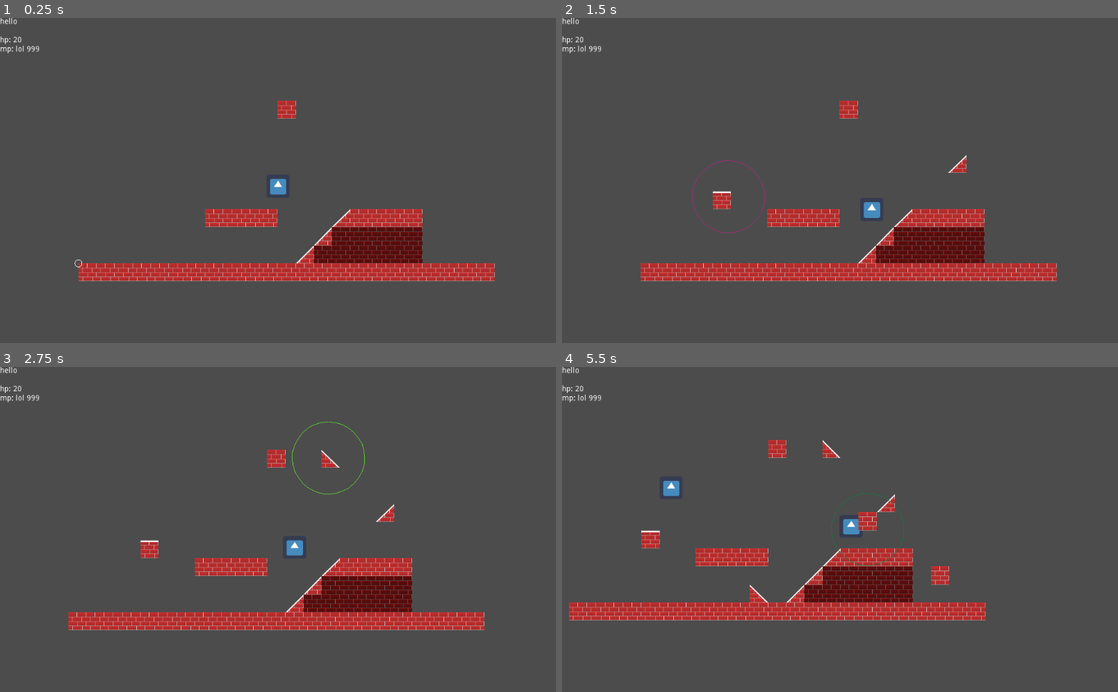
Above: before the commit, frames 1-4 (two rows, left to right).
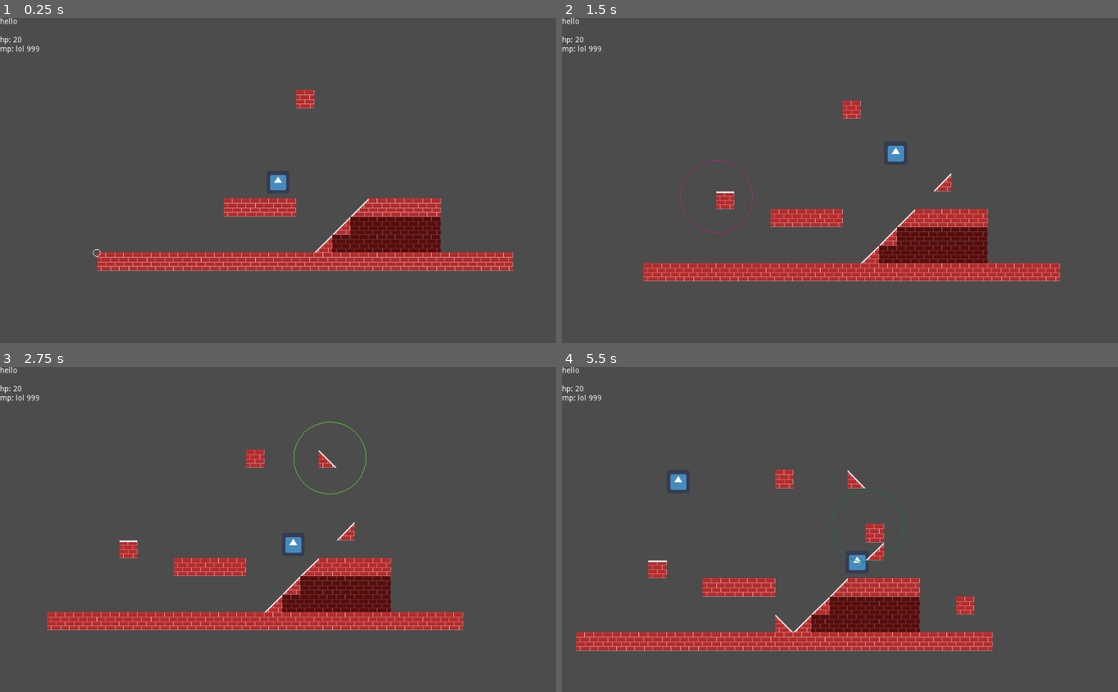
Above: after the commit, the same moments.

Repository: HenryFBP/2d-godot-game
Game: Godot game, scene res://main.tscn
Same seed, same stepped clock (60 frames per second), same inputs: the game is played once before the commit and once after it. The engine's default icon, where the game draws it, is replaced by a stand-in: a white triangle on a blue panel in a dark square.
Inputs (mouse positions are in pixels of both pictures, inside the frame that each line leads up to):
- Up to frame 1 (0.25 s): no input
- Up to frame 2 (1.5 s): tap Enter at 0.5 s; move the mouse to (962, 164) at 0.52 s; press the mouse at (962, 164) at 0.53 s; hold D (player_right) from 0.53 s (still down); tap Space (player_jump) at 0.77 s; move the mouse to (728, 196) at 1.27 s; release the mouse at (728, 196) at 1.28 s; click (728, 196) at 1.35 s
- Up to frame 3 (2.75 s): tap Space (player_jump) at 1.52 s; move the mouse to (333, 458) at 2.02 s; release D (player_right) at 2.03 s; press the mouse at (333, 458) at 2.03 s; hold A (player_left) from 2.03 s (still down)
- Up to frame 4 (5.5 s): move the mouse to (812, 594) at 2.77 s; release A (player_left) at 2.78 s; release the mouse at (812, 594) at 2.78 s; hold D (player_right) 2.78-4.28 s; click (812, 594) at 2.85 s; tap Space (player_jump) at 3.02, 3.77, 4.52 s; move the mouse to (1006, 578) at 3.52 s; press the mouse at (1006, 578) at 3.53 s; move the mouse to (673, 480) at 4.27 s; release the mouse at (673, 480) at 4.28 s; hold A (player_left) 4.28-5.03 s; click (673, 480) at 4.35 s; move the mouse to (867, 529) at 5.02 s; press the mouse at (867, 529) at 5.03 s; hold D (player_right) from 5.03 s (still down)

The runs differ from the first frame. In frame 1, 9.9% of the frame differs, in the area x 13-93%, y 22-81%; in frame 2, 2.9%; in frame 3, 5.0%; in frame 4, 16%, in the area x 1-78%, y 22-88%.

Commit message:
fix tileset scaling issue

Diff:
--- a/main.tscn
+++ b/main.tscn
@@ -13,13 +13,13 @@
 extents = Vector2( 9.66667, 10.2193 )
 _sections_unfolded = [ "Resource" ]
 
-[node name="Root" type="Node" index="0"]
+[node name="Root" type="Node"]
 
 _sections_unfolded = [ "Transform", "Visibility", "collision" ]
 
 [node name="Player" type="KinematicBody2D" parent="." index="0"]
 
-position = Vector2( 551, -229.342 )
+position = Vector2( 500, -200 )
 input_pickable = false
 collision_layer = 1
 collision_mask = 1
@@ -29,13 +29,12 @@
 
 [node name="Sprite" type="Sprite" parent="Player" index="0"]
 
-position = Vector2( 0, -1 )
 texture = ExtResource( 2 )
 _sections_unfolded = [ "Offset", "Transform" ]
 
 [node name="CollisionShape2D" type="CollisionShape2D" parent="Player" index="1"]
 
-scale = Vector2( 3, 3 )
+scale = Vector2( 2, 2 )
 shape = SubResource( 1 )
 _sections_unfolded = [ "Transform", "Visibility" ]
 
@@ -71,8 +70,8 @@
 mode = 0
 tile_set = ExtResource( 4 )
 cell_size = Vector2( 50, 50 )
-cell_quadrant_size = 1
-cell_custom_transform = Transform2D( 1, 0, 0, 1, 0, 0 )
+cell_quadrant_size = 16
+cell_custom_transform = Transform2D( 0, 0, 0, 0, 0, 0 )
 cell_half_offset = 2
 cell_tile_origin = 0
 cell_y_sort = false
@@ -86,7 +85,7 @@
 format = 1
 tile_data = PoolIntArray( -589813, 0, 0, -196601, 0, 0, -196600, 0, 0, -196599, 0, 0, -196598, 0, 0, -196594, 2, 0, -19 …(465 unchanged characters)…
 script = ExtResource( 5 )
-_sections_unfolded = [ "Material", "Occluder", "Transform", "Visibility", "Z Index" ]
+_sections_unfolded = [ "Cell", "Collision", "Material", "Occluder", "Transform", "Visibility", "Z Index" ]
 
 [node name="Node2D" type="Node2D" parent="TileMap" index="0"]
 
--- a/src/TileMap.gd
+++ b/src/TileMap.gd
@@ -67,7 +67,7 @@
 
 		var wloc = self.world_to_map(mloc)
 
-		self.get_node("Node2D").set_draw_circle_arc(mloc, 100, 0, 359,
+		self.get_node("Node2D").set_draw_circle_arc(mloc, 100, 0, 360,
 			Color(rand_range(0.0, 1.0), rand_range(0.0, 1.0), rand_range(0.0, 1.0)))
 
 		randomize_cell(wloc)
--- a/tilesets/tileset.tres
+++ b/tilesets/tileset.tres
@@ -1,31 +1,26 @@
-[gd_resource type="TileSet" load_steps=7 format=2]
+[gd_resource type="TileSet" load_steps=6 format=2]
 
 [ext_resource path="res://tilesets/tileset.png" type="Texture" id=1]
 
 [sub_resource type="ConvexPolygonShape2D" id=1]
 
 custom_solver_bias = 0.0
-points = PoolVector2Array( -32, 32, -32, -32, 32, -32, 32, 32 )
+points = PoolVector2Array( -25, 25, -25, -25, 25, -25, 25, 25 )
 
 [sub_resource type="ConvexPolygonShape2D" id=2]
 
 custom_solver_bias = 0.0
-points = PoolVector2Array( -32, 32, -32, -32, 32, -32, 32, 32 )
+points = PoolVector2Array( -25, 25, -25, -25, 25, -25, 25, 25 )
 
 [sub_resource type="ConvexPolygonShape2D" id=3]
 
 custom_solver_bias = 0.0
-points = PoolVector2Array( -32, 32, 32, -32, 32, -32, 32, 32 )
+points = PoolVector2Array( -25, 25, 25, -25, 25, 25 )
 
 [sub_resource type="ConvexPolygonShape2D" id=4]
 
 custom_solver_bias = 0.0
-points = PoolVector2Array( -32, 32, -32, -32, -32, -32, 32, 32 )
-
-[sub_resource type="ConvexPolygonShape2D" id=5]
-
-custom_solver_bias = 0.0
-points = PoolVector2Array( -32, 32, -32, -32, -32, -32, 32, -32, 32, 32 )
+points = PoolVector2Array( -25, 25, -25, -25, 25, 25 )
 
 [resource]
 
@@ -55,7 +50,7 @@
 "autotile_coord": Vector2( 0, 0 ),
 "one_way": false,
 "shape": SubResource( 2 ),
-"shape_transform": Transform2D( 1, 0, 0, 1, -7.62939e-006, -7.62939e-006 )
+"shape_transform": Transform2D( 1, 0, 0, 1, 0, 0 )
 } ]
 2/name = "WallAngleLeft"
 2/texture = ExtResource( 1 )
@@ -69,7 +64,7 @@
 "autotile_coord": Vector2( 0, 0 ),
 "one_way": false,
 "shape": SubResource( 3 ),
-"shape_transform": Transform2D( 1, 0, 0, 1, 1.52588e-005, 3.8147e-006 )
+"shape_transform": Transform2D( 1, 0, 0, 1, 0, 0 )
 } ]
 3/name = "WallAngleRight"
 3/texture = ExtResource( 1 )
@@ -83,7 +78,7 @@
 "autotile_coord": Vector2( 0, 0 ),
 "one_way": false,
 "shape": SubResource( 4 ),
-"shape_transform": Transform2D( 1, 0, 0, 1, 1.52588e-005, 3.8147e-006 )
+"shape_transform": Transform2D( 1, 0, 0, 1, 0, 0 )
 } ]
 4/name = "WallDark"
 4/texture = ExtResource( 1 )
@@ -93,10 +88,4 @@
 4/is_autotile = false
 4/occluder_offset = Vector2( 0, 0 )
 4/navigation_offset = Vector2( 0, 0 )
-4/shapes = [ {
-"autotile_coord": Vector2( 0, 0 ),
-"one_way": false,
-"shape": SubResource( 5 ),
-"shape_transform": Transform2D( 1, 0, 0, 1, 1.52588e-005, 3.8147e-006 )
-} ]
-_sections_unfolded = [ "2" ]
+4/shapes = [  ]
--- a/tilesets/tileset.tscn
+++ b/tilesets/tileset.tscn
@@ -4,23 +4,24 @@
 
 [node name="Node2D" type="Node2D" index="0"]
 
-position = Vector2( 15.6966, 2.85394 )
+position = Vector2( 32, 32 )
+_sections_unfolded = [ "Transform" ]
 
 [node name="Wall" type="Sprite" parent="." index="0"]
 
-editor/display_folded = true
-position = Vector2( -15.6966, -2.85394 )
+position = Vector2( -32, -32 )
 texture = ExtResource( 1 )
 centered = false
 region_enabled = true
 region_rect = Rect2( 0, 0, 50, 50 )
-_sections_unfolded = [ "Material", "Offset", "Region", "Transform", "Visibility" ]
+_sections_unfolded = [ "Material", "Offset", "Transform", "Visibility" ]
+__meta__ = {
+"_edit_group_": true
+}
 
 [node name="StaticBody2D" type="StaticBody2D" parent="Wall" index="0"]
 
-editor/display_folded = true
 position = Vector2( 25, 25 )
-scale = Vector2( 0.78125, 0.78125 )
 input_pickable = false
 collision_layer = 1
 collision_mask = 1
@@ -28,25 +29,29 @@
 constant_angular_velocity = 0.0
 friction = 1.0
 bounce = 0.0
+_sections_unfolded = [ "Collision", "Transform" ]
 
 [node name="CollisionPolygon2D" type="CollisionPolygon2D" parent="Wall/StaticBody2D" index="0"]
 
 build_mode = 0
-polygon = PoolVector2Array( 32, 32, 32, -32, -32, -32, -32, 32 )
+polygon = PoolVector2Array( 25, 25, 25, -25, -25, -25, -25, 25 )
+_sections_unfolded = [ "Transform" ]
 
 [node name="WallGround" type="Sprite" parent="." index="1"]
 
-position = Vector2( 44.3034, -2.85394 )
+position = Vector2( 18, -32 )
 texture = ExtResource( 1 )
 centered = false
 region_enabled = true
 region_rect = Rect2( 50, 0, 50, 50 )
 _sections_unfolded = [ "Offset", "Region", "Transform" ]
+__meta__ = {
+"_edit_group_": true
+}
 
 [node name="StaticBody2D" type="StaticBody2D" parent="WallGround" index="0"]
 
 position = Vector2( 25, 25 )
-scale = Vector2( 0.78125, 0.78125 )
 input_pickable = false
 collision_layer = 1
 collision_mask = 1
@@ -54,28 +59,29 @@
 constant_angular_velocity = 0.0
 friction = 1.0
 bounce = 0.0
+_sections_unfolded = [ "Transform" ]
 
 [node name="CollisionPolygon2D" type="CollisionPolygon2D" parent="WallGround/StaticBody2D" index="0"]
 
-position = Vector2( -7.62939e-006, -7.62939e-006 )
 build_mode = 0
-polygon = PoolVector2Array( 32, 32, 32, -32, -32, -32, -32, 32 )
+polygon = PoolVector2Array( 25, 25, 25, -25, -25, -25, -25, 25 )
 _sections_unfolded = [ "Transform" ]
 
 [node name="WallAngleLeft" type="Sprite" parent="." index="2"]
 
-editor/display_folded = true
-position = Vector2( 104.303, -2.85394 )
+position = Vector2( 68, -32 )
 texture = ExtResource( 1 )
 centered = false
 region_enabled = true
 region_rect = Rect2( 100, 0, 50, 50 )
 _sections_unfolded = [ "Offset", "Region", "Transform" ]
+__meta__ = {
+"_edit_group_": true
+}
 
 [node name="StaticBody2D" type="StaticBody2D" parent="WallAngleLeft" index="0"]
 
 position = Vector2( 25, 25 )
-scale = Vector2( 0.78125, 0.78125 )
 input_pickable = false
 collision_layer = 1
 collision_mask = 1
@@ -83,27 +89,28 @@
 constant_angular_velocity = 0.0
 friction = 1.0
 bounce = 0.0
+_sections_unfolded = [ "Transform" ]
 
 [node name="CollisionPolygon2D" type="CollisionPolygon2D" parent="WallAngleLeft/StaticBody2D" index="0"]
 
-position = Vector2( 1.52588e-005, 3.8147e-006 )
 build_mode = 0
-polygon = PoolVector2Array( 32, 32, 32, -32, 32, -32, -32, 32 )
+polygon = PoolVector2Array( 25, 25, 25, -25, -25, 25 )
 
 [node name="WallAngleRight" type="Sprite" parent="." index="3"]
 
-editor/display_folded = true
-position = Vector2( 164.303, -2.85394 )
+position = Vector2( 118, -32 )
 texture = ExtResource( 1 )
 centered = false
 region_enabled = true
 region_rect = Rect2( 150, 0, 50, 50 )
 _sections_unfolded = [ "Offset", "Region", "Transform" ]
+__meta__ = {
+"_edit_group_": true
+}
 
 [node name="StaticBody2D" type="StaticBody2D" parent="WallAngleRight" index="0"]
 
 position = Vector2( 25, 25 )
-scale = Vector2( 0.78125, 0.78125 )
 input_pickable = false
 collision_layer = 1
 collision_mask = 1
@@ -111,28 +118,29 @@
 constant_angular_velocity = 0.0
 friction = 1.0
 bounce = 0.0
+_sections_unfolded = [ "Pickable", "Transform" ]
 
 [node name="CollisionPolygon2D" type="CollisionPolygon2D" parent="WallAngleRight/StaticBody2D" index="0"]
 
-position = Vector2( 1.52588e-005, 3.8147e-006 )
 build_mode = 0
-polygon = PoolVector2Array( 32, 32, -32, -32, -32, -32, -32, 32 )
+polygon = PoolVector2Array( 25, 25, -25, -25, -25, 25 )
+_sections_unfolded = [ "Transform" ]
 
 [node name="WallDark" type="Sprite" parent="." index="4"]
 
-editor/display_folded = true
-position = Vector2( 224.303, -2.85394 )
+position = Vector2( 168, -32 )
 texture = ExtResource( 1 )
 centered = false
 region_enabled = true
 region_rect = Rect2( 200, 0, 50, 50 )
-_sections_unfolded = [ "Offset", "Region", "Transform" ]
+_sections_unfolded = [ "Material", "Offset", "Region", "Transform", "Visibility", "Z Index" ]
+__meta__ = {
+"_edit_group_": true
+}
 
 [node name="StaticBody2D" type="StaticBody2D" parent="WallDark" index="0"]
 
-editor/display_folded = true
 position = Vector2( 25, 25 )
-scale = Vector2( 0.78125, 0.78125 )
 input_pickable = false
 collision_layer = 1
 collision_mask = 1
@@ -140,9 +148,3 @@
 constant_angular_velocity = 0.0
 friction = 1.0
 bounce = 0.0
-
-[node name="CollisionPolygon2D" type="CollisionPolygon2D" parent="WallDark/StaticBody2D" index="0"]
-
-position = Vector2( 1.52588e-005, 3.8147e-006 )
-build_mode = 0
-polygon = PoolVector2Array( 32, 32, 32, -32, -32, -32, -32, -32, -32, 32 )
